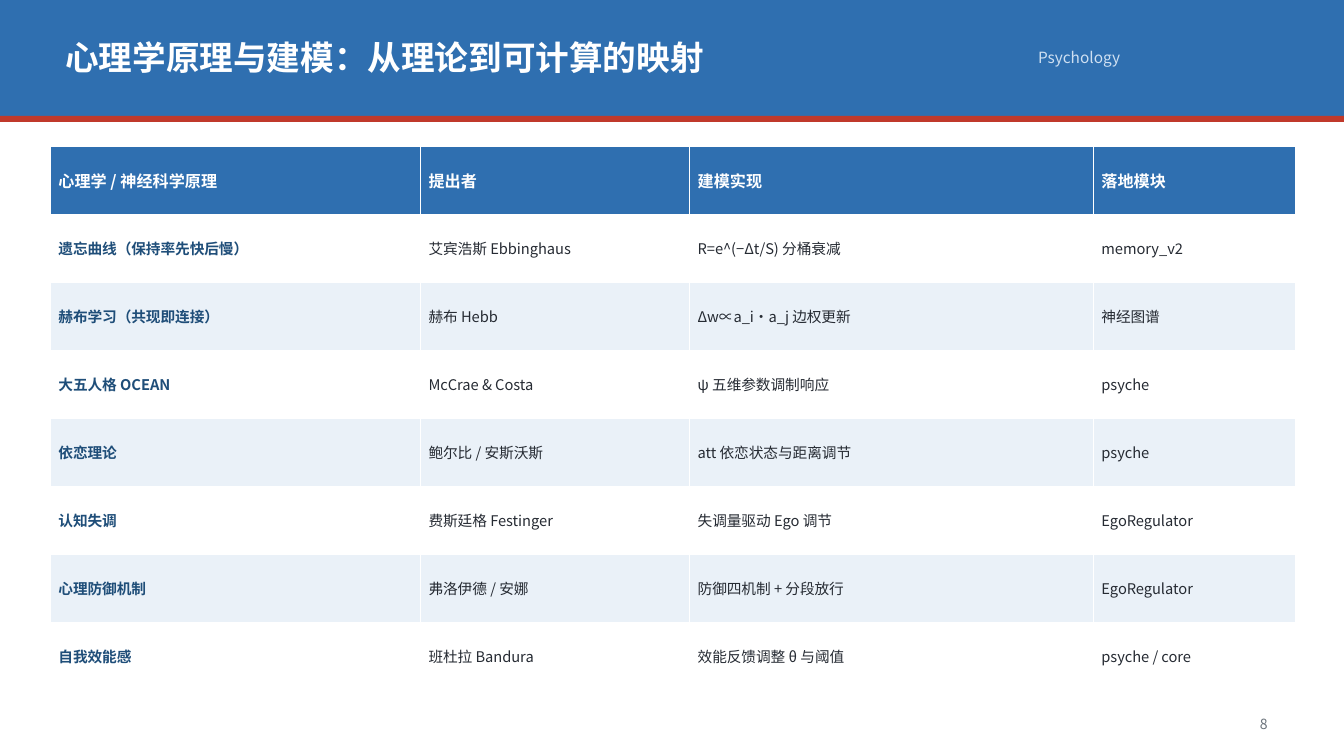
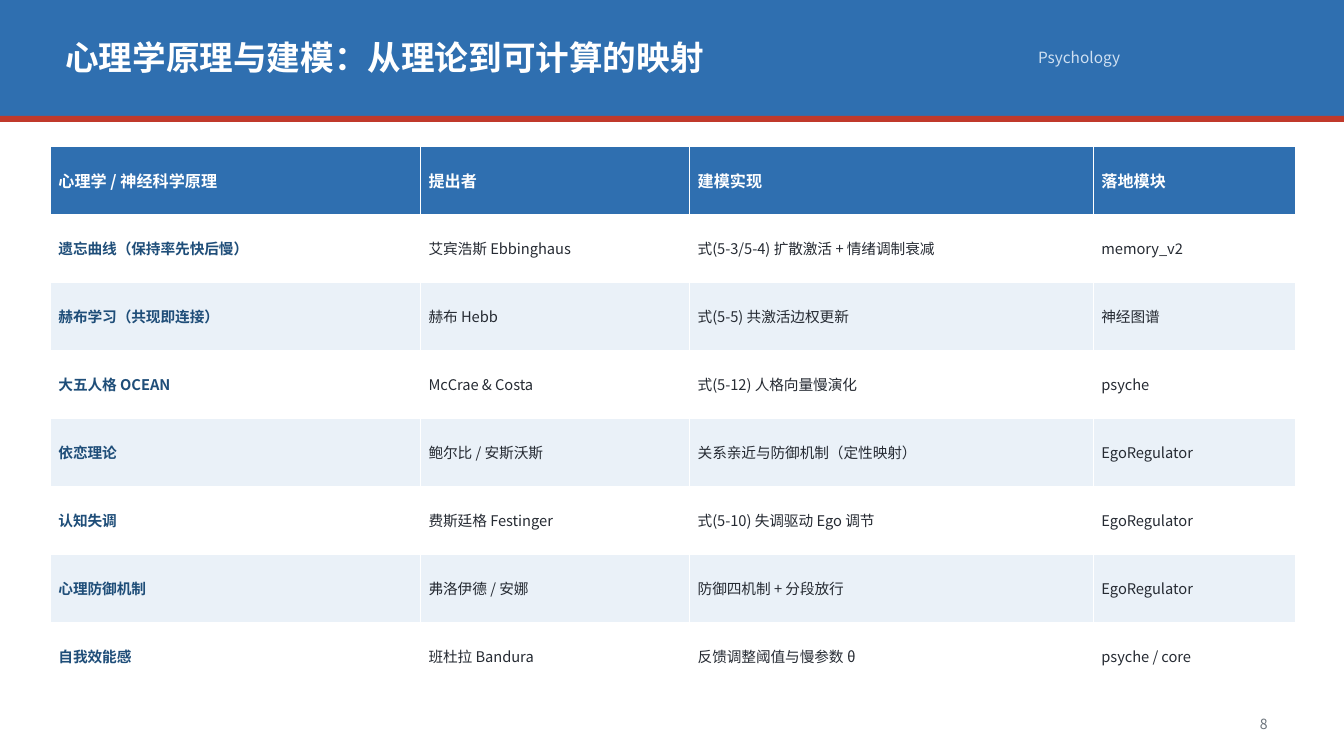
Before and after one commit to Zjx20252082383/astrbot-deepseek-template, a slide deck: slide 10 of core/识海_深度项目调研汇报.pptx. Drawn at 1344x756 pixels with LibreOffice and Linux fonts; fonts in the diff are those of the drawing. Boxes give left, top, right and bottom in pixels: in the first picture for what was removed or moved away, otherwise in the second. Text is boxed around its words. In the diff, an @@ line names an element or a change of style, - is before the commit and + after.

```diff
--- a/core/识海_深度项目调研汇报.pptx
+++ b/core/识海_深度项目调研汇报.pptx
@@ table at [50, 146, 1296, 691] @@
-row 2, column 3: R=e^(−Δt/S) 分桶衰减
+row 2, column 3: 式(5-3/5-4) 扩散激活 + 情绪调制衰减
-row 3, column 3: Δw∝a_i·a_j 边权更新
+row 3, column 3: 式(5-5) 共激活边权更新
-row 4, column 3: ψ 五维参数调制响应
+row 4, column 3: 式(5-12) 人格向量慢演化
-row 5, column 3: att 依恋状态与距离调节
+row 5, column 3: 关系亲近与防御机制（定性映射）
-row 5, column 4: psyche
+row 5, column 4: EgoRegulator
-row 6, column 3: 失调量驱动 Ego 调节
+row 6, column 3: 式(5-10) 失调驱动 Ego 调节
-row 8, column 3: 效能反馈调整 θ 与阈值
+row 8, column 3: 反馈调整阈值与慢参数 θ
```
Also in this commit, not shown: 14 other slides changed, 5 slides added, 6 slides removed, 2 other files.
